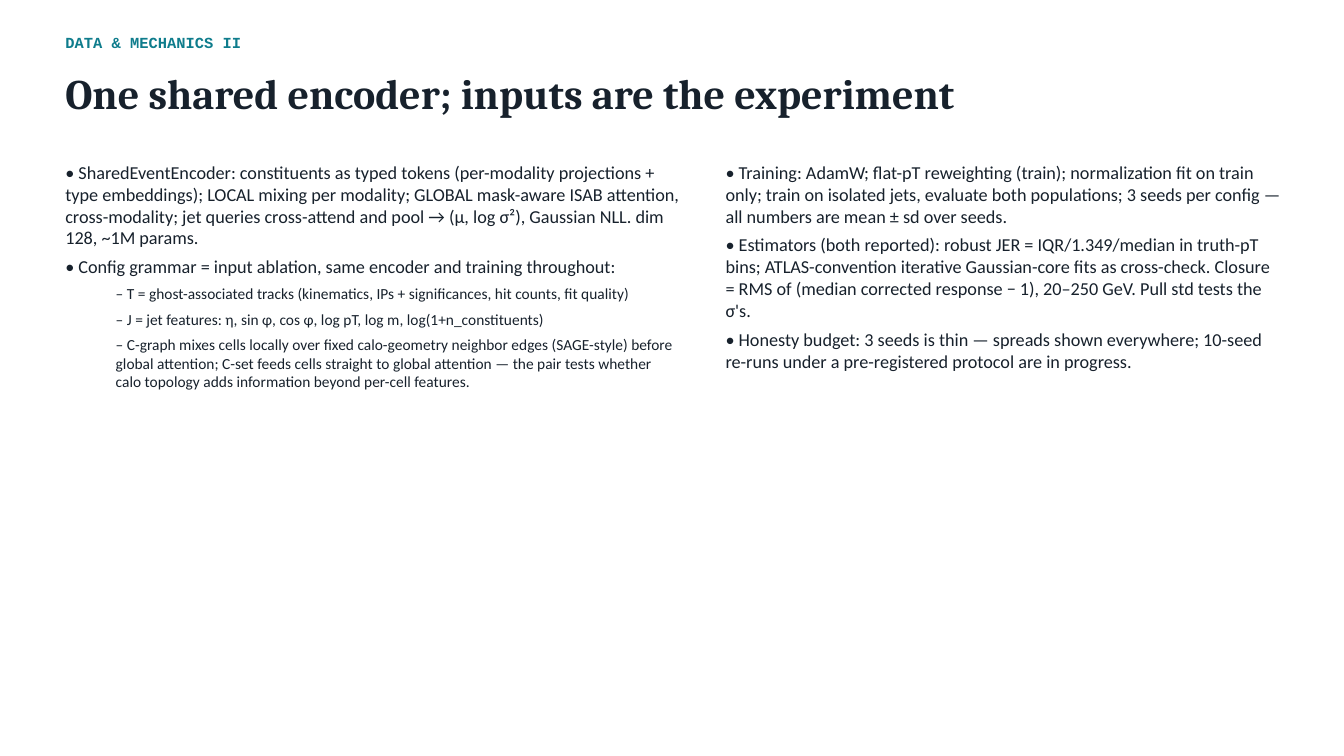
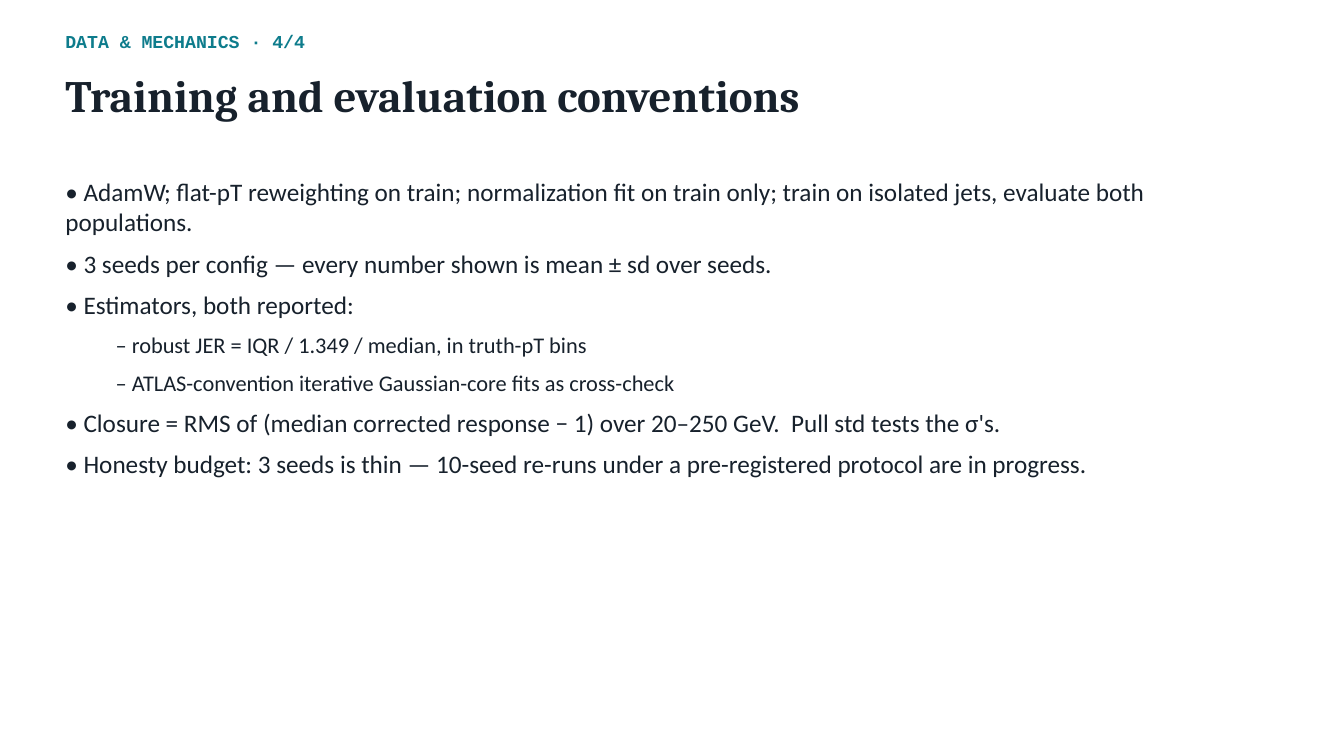
Before and after one commit to afarbin/DetectorFoundationModel, a slide deck: slide 6 of talks/2026-08-26-group-meeting/DFM_group_meeting.pptx (slide 4 before the commit). Drawn at 1344x756 pixels with LibreOffice and Linux fonts; fonts in the diff are those of the drawing. Boxes give left, top, right and bottom in pixels: in the first picture for what was removed or moved away, otherwise in the second. Text is boxed around its words. In the diff, an @@ line names an element or a change of style, - is before the commit and + after.

```diff
--- a/talks/2026-08-26-group-meeting/DFM_group_meeting.pptx
+++ b/talks/2026-08-26-group-meeting/DFM_group_meeting.pptx
@@ text at <box>65,35,305,49</box>: text changed; size 11 to 13 pt @@
-DATA & MECHANICS II
+DATA & MECHANICS · 4/4
@@ text removed at <box>65,79,954,118</box> @@
-One shared encoder; inputs are the experiment
@@ text added at <box>65,81,799,122</box>, 32 pt, text #17212C, bold @@
+Training and evaluation conventions
@@ text removed at <box>65,166,679,390</box> @@
-• SharedEventEncoder: constituents as typed tokens (per-modality projections + type embeddings); LOCAL mixing per modality; GLOBAL mask-aware ISAB attention, cross-modality; jet queries cross-attend and pool → (μ, log σ²), Gaussian NLL. dim 128, ~1M params.
-• Config grammar = input ablation, same encoder and training throughout:
-  – T = ghost-associated tracks (kinematics, IPs + significances, hit counts, fit quality)
-  – J = jet features: η, sin φ, cos φ, log pT, log m, log(1+n_constituents)
-  – C-graph mixes cells locally over fixed calo-geometry neighbor edges (SAGE-style) before global attention; C-set feeds cells straight to global attention — the pair tests whether calo topology adds information beyond per-cell features.
@@ text at <box>65,183,1144,478</box>: text changed; size 13 to 18 pt @@
-• Training: AdamW; flat-pT reweighting (train); normalization fit on train only; train on isolated jets, evaluate both populations; 3 seeds per config — all numbers are mean ± sd over seeds.
-• Estimators (both reported): robust JER = IQR/1.349/median in truth-pT bins; ATLAS-convention iterative Gaussian-core fits as cross-check. Closure = RMS of (median corrected response − 1), 20–250 GeV. Pull std tests the σ's.
-• Honesty budget: 3 seeds is thin — spreads shown everywhere; 10-seed re-runs under a pre-registered protocol are in progress.
+• AdamW; flat-pT reweighting on train; normalization fit on train only; train on isolated jets, evaluate both populations.
+• 3 seeds per config — every number shown is mean ± sd over seeds.
+• Estimators, both reported:
+  – robust JER = IQR / 1.349 / median, in truth-pT bins
+  – ATLAS-convention iterative Gaussian-core fits as cross-check
+• Closure = RMS of (median corrected response − 1) over 20–250 GeV. Pull std tests the σ's.
+• Honesty budget: 3 seeds is thin — 10-seed re-runs under a pre-registered protocol are in progress.
```
Also in this commit, not shown: 15 other slides changed, 5 slides added.
